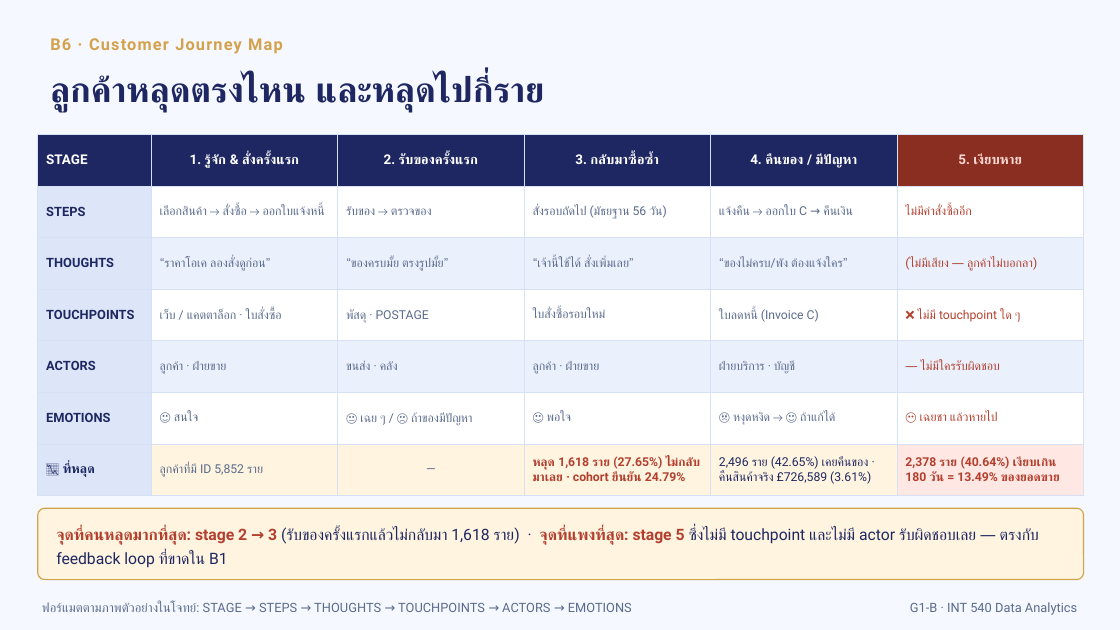
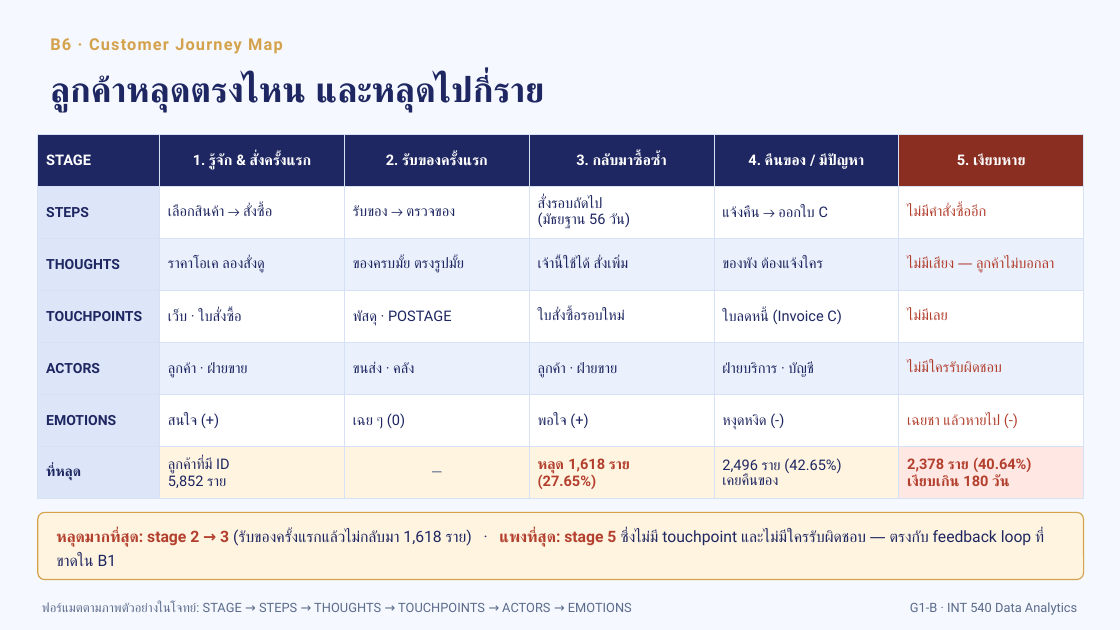
Before and after one commit to porrab/int540-term-assignment, a slide deck: slide 8 of slides/G1-B-slides.pptx. Drawn at 1120x630 pixels with LibreOffice and Linux fonts; fonts in the diff are those of the drawing. Boxes give left, top, right and bottom in pixels: in the first picture for what was removed or moved away, otherwise in the second. Text is boxed around its words. In the diff, an @@ line names an element or a change of style, - is before the commit and + after.

```diff
--- a/slides/G1-B-slides.pptx
+++ b/slides/G1-B-slides.pptx
@@ table at [38,134,1084,500] @@
-row 2: STEPS | เลือกสินค้า → สั่งซื้อ → ออกใบแจ้งหนี้ | รับของ → ตรวจของ | สั่งรอบถัดไป (มัธยฐาน 56 วัน) | แจ้งคืน → ออกใบ C → คืนเงิน | ไม่มีคำสั่งซื้ออีก
+row 2: STEPS | เลือกสินค้า → สั่งซื้อ | รับของ → ตรวจของ | สั่งรอบถัดไป / (มัธยฐาน 56 วัน) | แจ้งคืน → ออกใบ C | ไม่มีคำสั่งซื้ออีก
-row 3: THOUGHTS | “ราคาโอเค ลองสั่งดูก่อน” | “ของครบมั้ย ตรงรูปมั้ย” | “เจ้านี้ใช้ได้ สั่งเพิ่มเลย” | “ของไม่ครบ/พัง ต้องแจ้งใคร” | (ไม่มีเสียง — ลูกค้าไม่บอกลา)
+row 3: THOUGHTS | ราคาโอเค ลองสั่งดู | ของครบมั้ย ตรงรูปมั้ย | เจ้านี้ใช้ได้ สั่งเพิ่ม | ของพัง ต้องแจ้งใคร | ไม่มีเสียง — ลูกค้าไม่บอกลา
-row 4, column 2: เว็บ / แคตตาล็อก · ใบสั่งซื้อ
+row 4, column 2: เว็บ · ใบสั่งซื้อ
-row 4, column 6: ❌ ไม่มี touchpoint ใด ๆ
+row 4, column 6: ไม่มีเลย
-row 5, column 6: — ไม่มีใครรับผิดชอบ
+row 5, column 6: ไม่มีใครรับผิดชอบ
-row 6: EMOTIONS | 🙂 สนใจ | 😐 เฉย ๆ / 🙁 ถ้าของมีปัญหา | 🙂 พอใจ | 😠 หงุดหงิด → 🙂 ถ้าแก้ได้ | 😶 เฉยชา แล้วหายไป
+row 6: EMOTIONS | สนใจ (+) | เฉย ๆ (0) | พอใจ (+) | หงุดหงิด (-) | เฉยชา แล้วหายไป (-)
-row 7: 📉 ที่หลุด | ลูกค้าที่มี ID 5,852 ราย | — | หลุด 1,618 ราย (27.65%) ไม่กลับมาเลย · cohort ยืนยัน 24.79% | 2,496 ราย (42.65%) เคยคืนของ · คืนสินค้าจริง £726,589 (3.61%) | 2,378 ราย (40.64%) เงียบเกิน 180 วัน = 13.49% ของยอดขาย
+row 7: ที่หลุด | ลูกค้าที่มี ID / 5,852 ราย | — | หลุด 1,618 ราย / (27.65%) | 2,496 ราย (42.65%) / เคยคืนของ | 2,378 ราย (40.64%) / เงียบเกิน 180 วัน
@@ size 11.5 to 12.5 pt in "STAGE", "1. รู้จัก & สั่งครั้งแรก", "2. รับของครั้งแรก", "3. กลับมาซื้อซ้ำ" and 2 more places @@
@@ text colour #FFD9D2 to #FFFFFF in "5. เงียบหาย" @@
@@ size 11 to 12 pt in "STEPS", "THOUGHTS", "TOUCHPOINTS", "ACTORS" and 1 more places @@
@@ size 10.5 to 12.5 pt in "รับของ → ตรวจของ", "ไม่มีคำสั่งซื้ออีก", "พัสดุ · POSTAGE", "ใบสั่งซื้อรอบใหม่" and 6 more places @@
@@ text colour #5B6B8C to #1E2761 in "รับของ → ตรวจของ", "พัสดุ · POSTAGE", "ใบสั่งซื้อรอบใหม่", "ใบลดหนี้ (Invoice C)" and 4 more places @@
@@ rounded rectangle: place and size @@
-rounded rectangle at [38,508,1084,580]
+rounded rectangle at [38,513,1084,580]
@@ rounded rectangle at [38,513,1084,580]: proportions changed @@
@@ text at [56,530,1044,566]: text changed @@
-จุดที่คนหลุดมากที่สุด: stage 2 → 3 (รับของครั้งแรกแล้วไม่กลับมา 1,618 ราย) · จุดที่แพงที่สุด: stage 5 ซึ่งไม่มี touchpoint และไม่มี actor รับผิดชอบเลย — ตรงกับ feedback loop ที่ขาดใน B1
+หลุดมากที่สุด: stage 2 → 3 (รับของครั้งแรกแล้วไม่กลับมา 1,618 ราย) · แพงที่สุด: stage 5 ซึ่งไม่มี touchpoint และไม่มีใครรับผิดชอบ — ตรงกับ feedback loop ที่ขาดใน B1
```
Also in this commit, not shown: 1 other slide changed, 2 other files.
